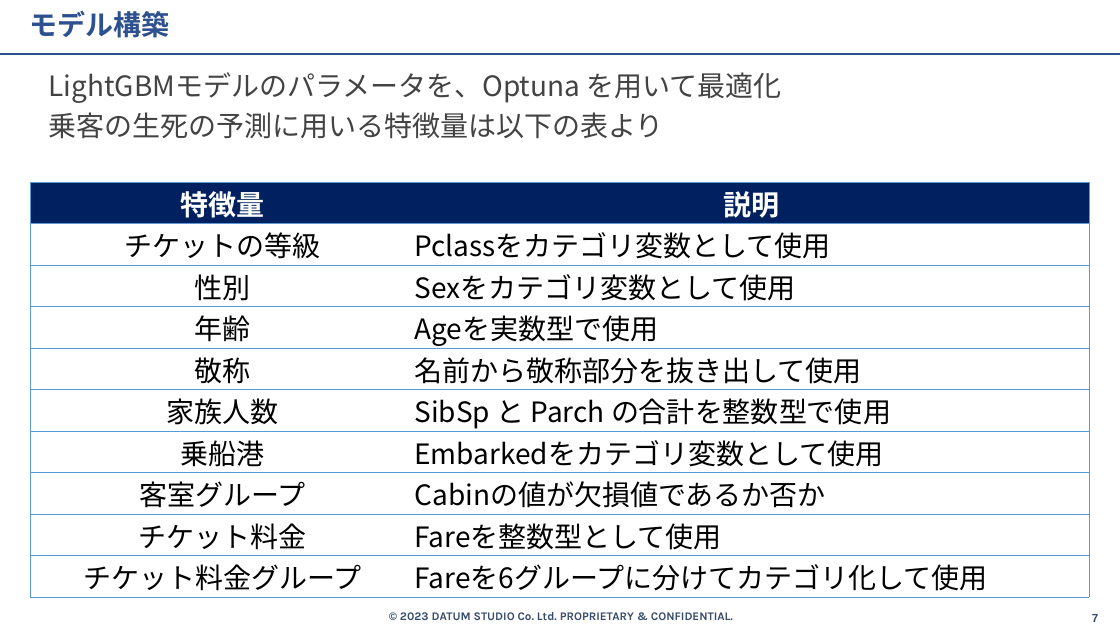
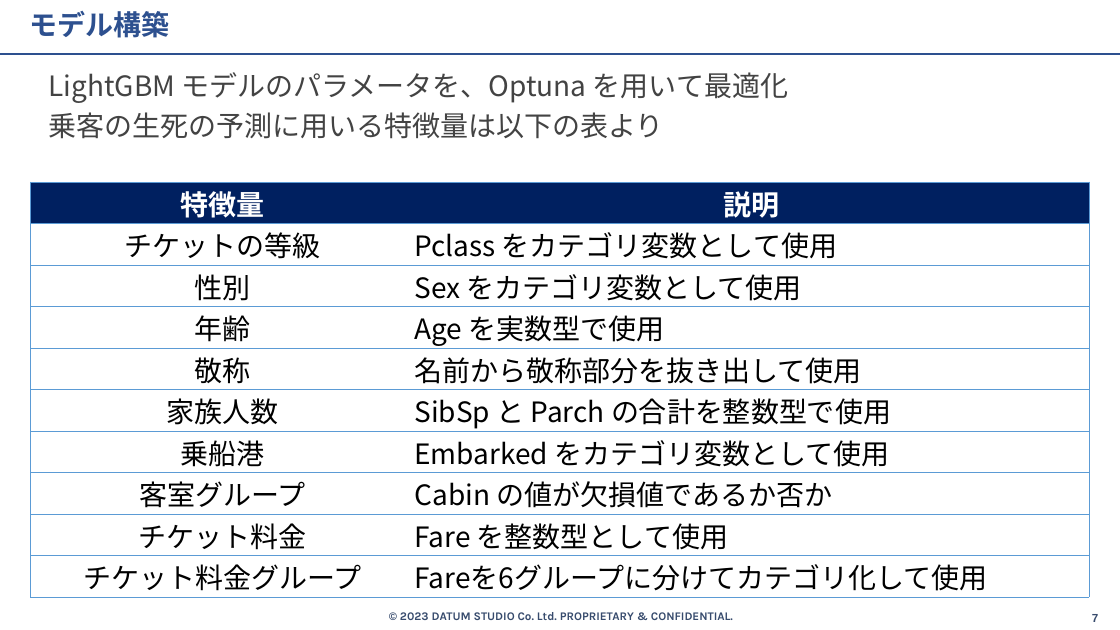
Before and after one commit to beuxor/ensyu_integrated, a slide deck: slide 7 of slides/NOBUSUE_Ryuku_Titanic.pptx. Drawn at 1120x630 pixels with LibreOffice and Linux fonts; fonts in the diff are those of the drawing. Boxes give left, top, right and bottom in pixels: in the first picture for what was removed or moved away, otherwise in the second. Text is boxed around its words. In the diff, an @@ line names an element or a change of style, - is before the commit and + after.

```diff
--- a/slides/NOBUSUE_Ryuku_Titanic.pptx
+++ b/slides/NOBUSUE_Ryuku_Titanic.pptx
@@ text at <box>48,72,788,103</box>: spaces changed @@
-LightGBMモデルのパラメータを、Optuna を用いて最適化
+LightGBM モデルのパラメータを、Optuna を用いて最適化
@@ table at <box>31,181,1090,595</box> @@
-row 2, column 2: Pclassをカテゴリ変数として使用
+row 2, column 2: Pclass をカテゴリ変数として使用
-row 3, column 2: Sexをカテゴリ変数として使用
+row 3, column 2: Sex をカテゴリ変数として使用
-row 4, column 2: Ageを実数型で使用
+row 4, column 2: Age を実数型で使用
-row 7, column 2: Embarkedをカテゴリ変数として使用
+row 7, column 2: Embarked をカテゴリ変数として使用
-row 8, column 2: Cabinの値が欠損値であるか否か
+row 8, column 2: Cabin の値が欠損値であるか否か
-row 9, column 2: Fareを整数型として使用
+row 9, column 2: Fare を整数型として使用
```
Also in this commit, not shown: 11 other slides changed, 8 slides added, 6 other files.
